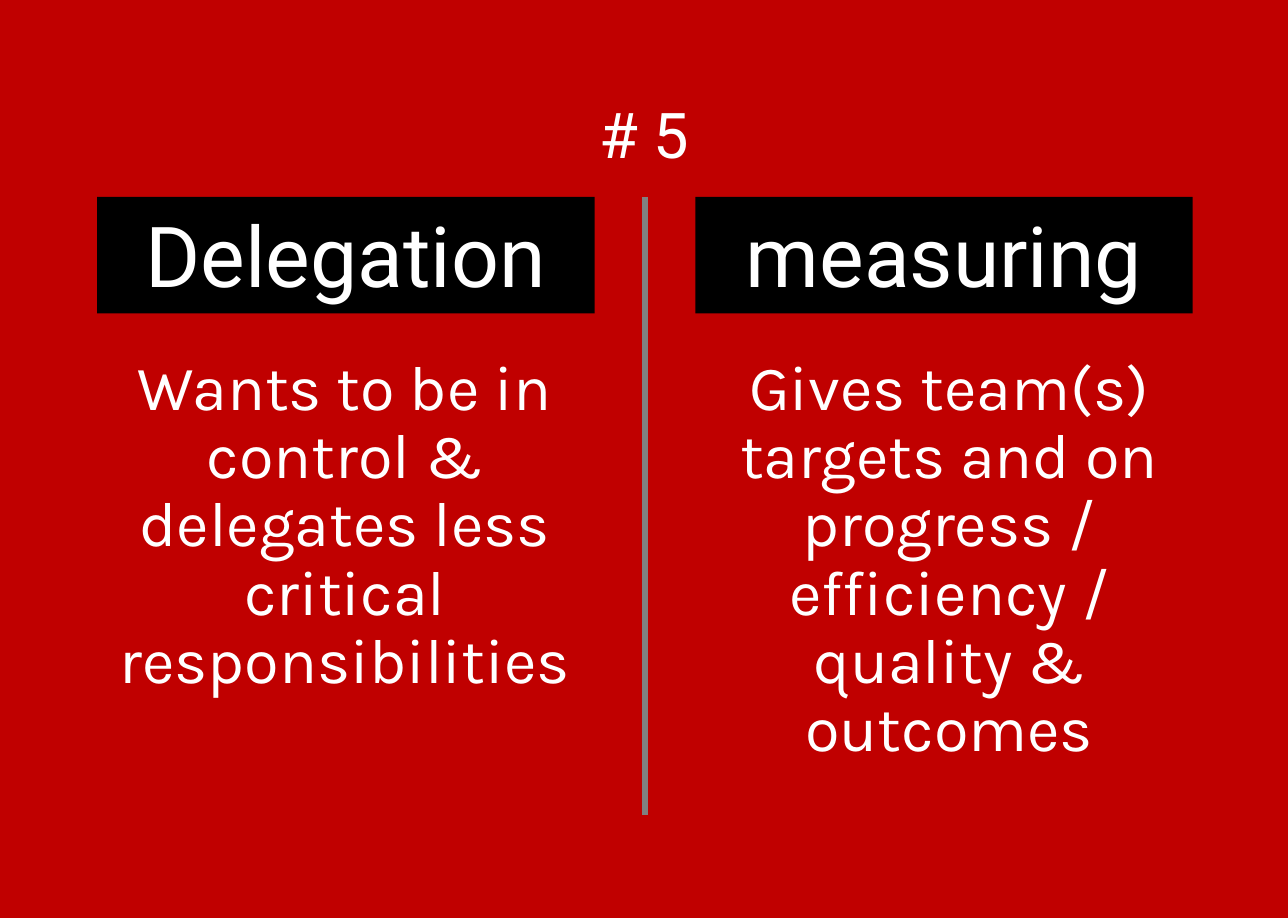
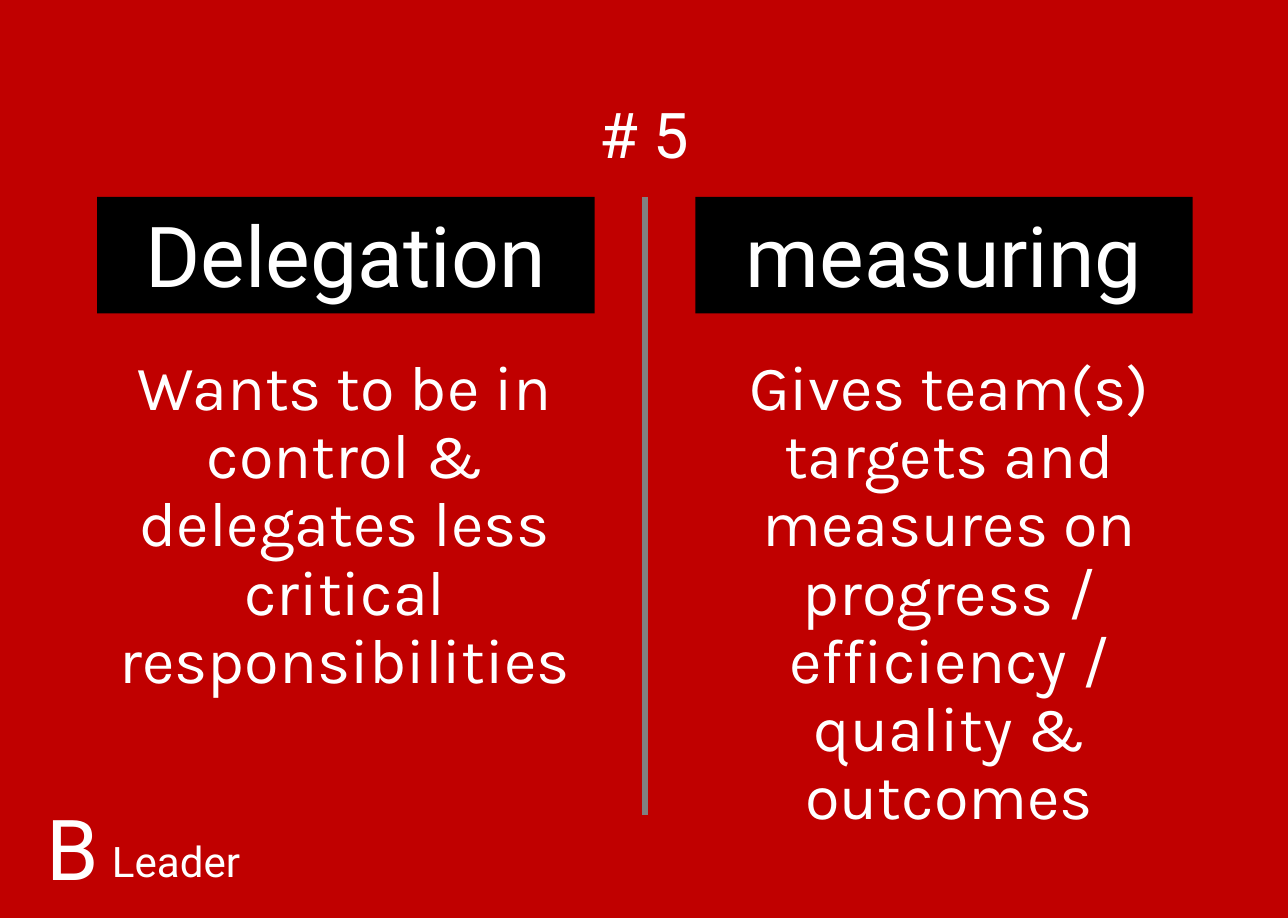
Before and after one commit to ScrumFacilitators/Exploring-Self-Management, a slide deck: slide 54 of Exploring Self-Management.pptx. Drawn at 1288x918 pixels with LibreOffice and Linux fonts; fonts in the diff are those of the drawing; background and template pictures are left out. Boxes give left, top, right and bottom in pixels: in the first picture for what was removed or moved away, otherwise in the second. Text is boxed around its words. In the diff, an @@ line names an element or a change of style, - is before the commit and + after.

```diff
--- a/Exploring Self-Management.pptx
+++ b/Exploring Self-Management.pptx
@@ text at [749, 364, 1149, 820]: text changed @@
-Gives team(s) targets and on progress / efficiency / quality & outcomes
+Gives team(s) targets and measures on progress / efficiency / quality & outcomes
@@ text added at [47, 820, 99, 880], 40 pt, text #FFFFFF @@
+B
@@ text added at [112, 845, 240, 878], 20 pt, text #FFFFFF @@
+Leader
```
Also in this commit, not shown: 53 other slides changed, 1 slide added, 1 slide removed, 1 other file.
